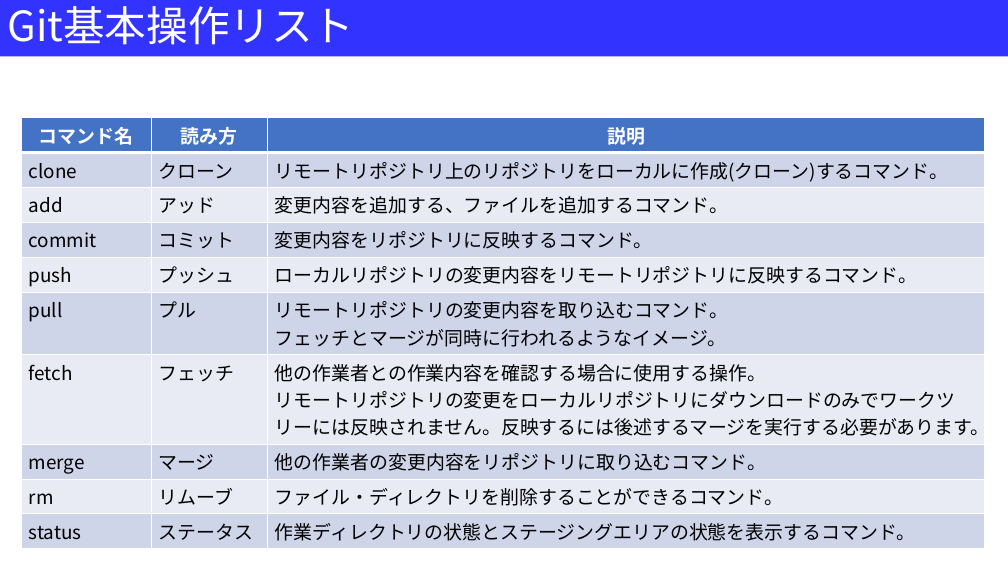
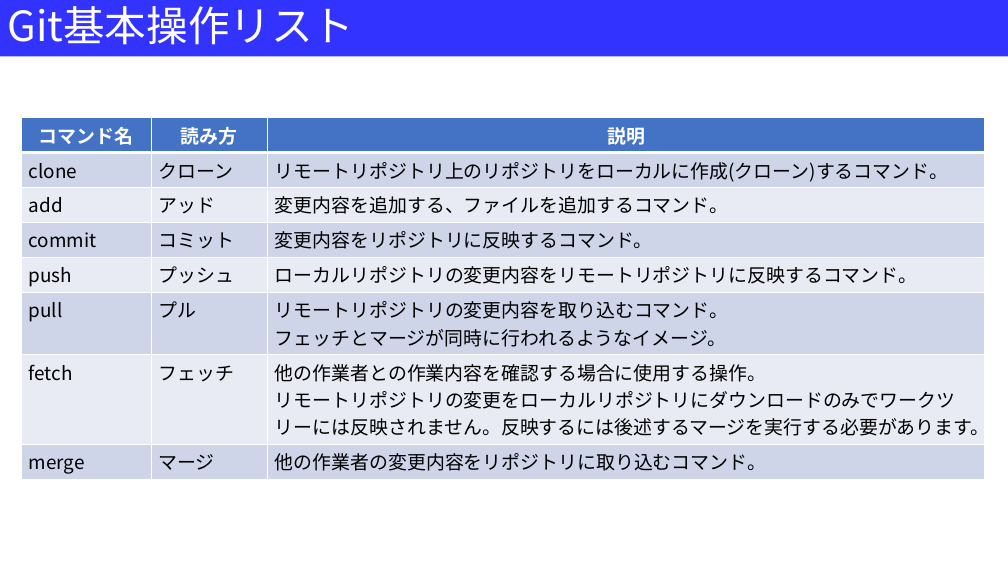
Before and after one commit to Kazu23-dot/Document, a slide deck: slide 1 of Git基本操作一覧.pptx. Drawn at 1008x567 pixels with LibreOffice and Linux fonts; fonts in the diff are those of the drawing. Boxes give left, top, right and bottom in pixels: in the first picture for what was removed or moved away, otherwise in the second. Text is boxed around its words. In the diff, an @@ line names an element or a change of style, - is before the commit and + after.

```diff
--- a/Git基本操作一覧.pptx
+++ b/Git基本操作一覧.pptx
@@ table at [21,117,985,478] @@
-row 9: rm | リムーブ | ファイル・ディレクトリを削除することができるコマンド。
-row 10: status | ステータス | 作業ディレクトリの状態とステージングエリアの状態を表示するコマンド。
```
Also in this commit, not shown: 1 other slide changed, 6 slides added, 1 slide removed.
